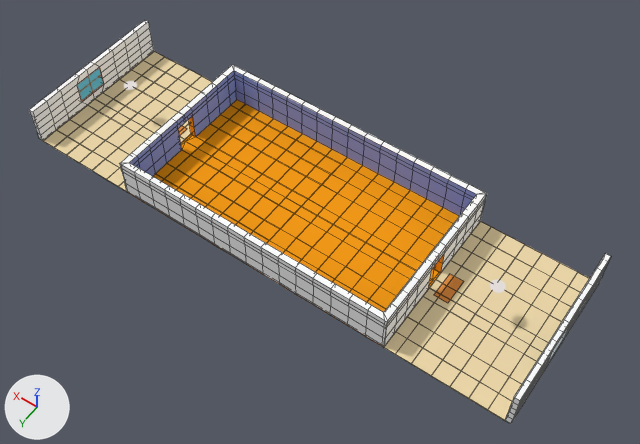
The Blender file iggj19-game/Assets/Models/Wohnungsmodul-mit-Fenster.blend, before and after one commit.
Rendered twice from a 50 mm camera at (-4.95, 6.46, 10.03) aimed at (-0.41, 0.11, 0.05). The lights are fixed; the arrows at lower left show +X, +Y and +Z. Mesh edges are drawn as thin lines on the coarser meshes.

Names of what the first picture shows: 'Flur', 'Wohnung'.
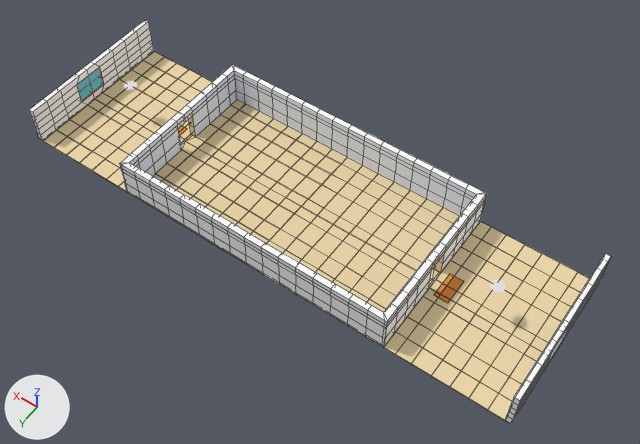
The change in detail:
Material 'inner_wall' (mat_inner_wall) changes colour from blue #8ca3e7 to white #e9f1ff; in linear values from (0.261, 0.364, 0.8) to (0.817, 0.879, 1.0).
me_cube_005 has 258 vertices, 238 faces and spans x -2.25..0.0, y -1.27..0.0, z -0.01..0.63.
me_cube_005 is used by ob_wohnung; location (0.0, 0.0, -0.01).
me_cube_005 part 1: all 116 faces that had it switch from mat_floor_001 (orange #fa9e19) to mat_floor (beige #ecd7a9).

What differs and where, as boxes (x1, y1, x2, y2) in the pictures (640 x 444 px):
'Wohnung', recoloured (orange to beige): (128, 69, 478, 315) in both
part 1 of me_cube_005, recoloured (orange to beige): (128, 100, 459, 347) in both
